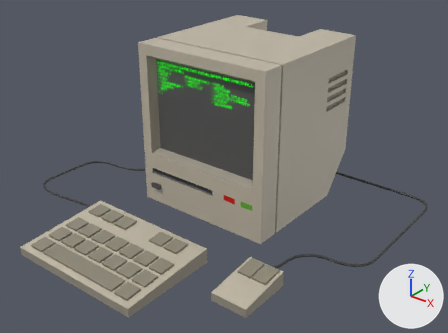
One commit to the glTF model public/computer.glb: the scene before it, then after it.
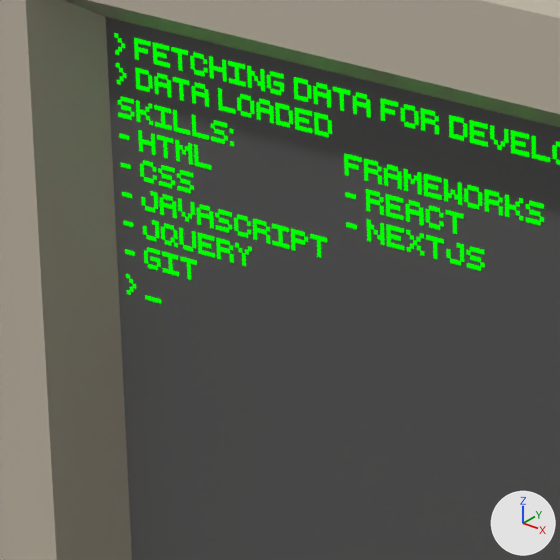
Each version is shown whole from a 50 mm camera at (2.884, -3.216, 2.68) aimed at (0.044, 0.335, 0.479), then close up on the part from 32% to 47% of the width and 17% to 38% of the height. The axes (+X, +Y, +Z) are drawn at lower right. The lights are the same throughout. Where no turn or scale is listed for an object, it has been applied to the vertices. Vertices at the same position are counted once.

Objects in the first close-up: 'Object_4', 'Text', 'Text.001', 'Text.003', 'Text.004', 'Text.006'.
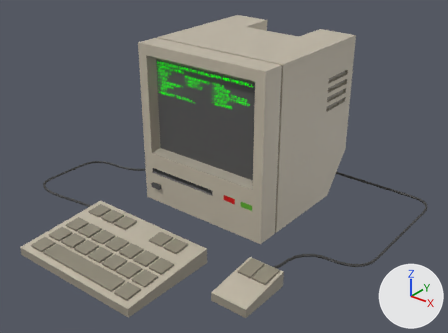
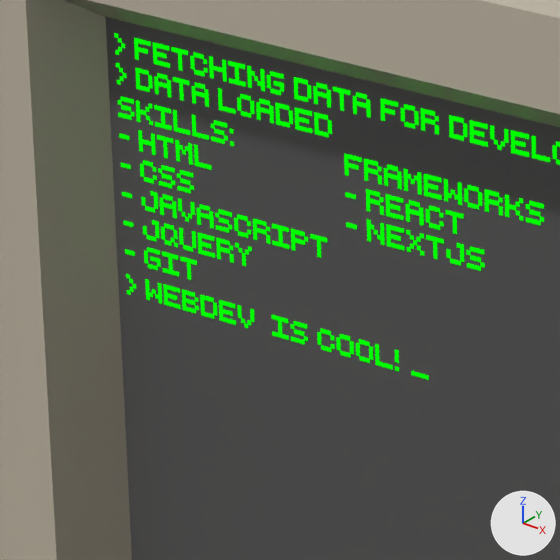
Where the change shows, as pixel boxes (x1, y1, x2, y2) in the close-ups (560 x 560 px):
```json
{"object": "Text.003", "change": "reshaped", "before": [126, 274, 136, 295], "after": [126, 274, 399, 371]}
{"object": "Text.004", "change": "moved", "before": [145, 295, 161, 304], "after": [411, 371, 429, 380]}
{"part": 1, "of": "me_text_009", "change": "added", "after": [395, 349, 399, 363]}
{"part": 2, "of": "me_text_009", "change": "added", "after": [145, 279, 393, 370]}
```

The change, as JSON lines over the scene's bpy script:
```json
{"block": "me_text_009", "where": "# used by ob_text_003; location = (-0.585, 0.264, 0.993)"}
{"op": "remove", "block": "me_text_009", "code": "me_text_009.from_pydata(...)  # 32 vertices, 60 faces; spans x 0.0018..0.0147, y -0.0057..0.0057, z 0.0..0.0214"}
{"op": "add", "block": "me_text_009", "code": "me_text_009.from_pydata(...)  # 364 vertices, 688 faces; spans x 0.0018..0.364, y -0.0057..0.0057, z 0.0..0.0214"}
{"block": "me_text_009", "change": "me_text_009 part 1: a new loose piece, a box spanning x 0.3597..0.364, y -0.0057..0.0057, z 0.0085..0.0214, in mat_glow (black #000000)"}
{"block": "me_text_009", "change": "me_text_009 part 2: 316 vertices added at x 0.0284..0.3561, y -0.0057..0.0057, z 0.0..0.0214"}
{"op": "set", "path": "ob_text_004.location", "old": "(-0.559, 0.264, 0.993)", "new": "(-0.206, 0.264, 0.993)"}
```
